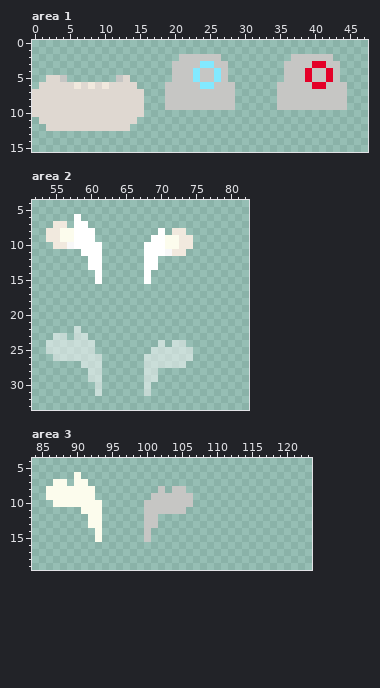
Two versions of one pixel-art file, Content/enemy2.aseprite. That is the earlier state.
128x128 pixels, 1 frame. Colours within 5 levels of each other are drawn and written as one. Shown: area 1: x 0..47, y 0..15; area 2: x 52..82, y 4..33; area 3: x 84..123, y 4..19.
New version:
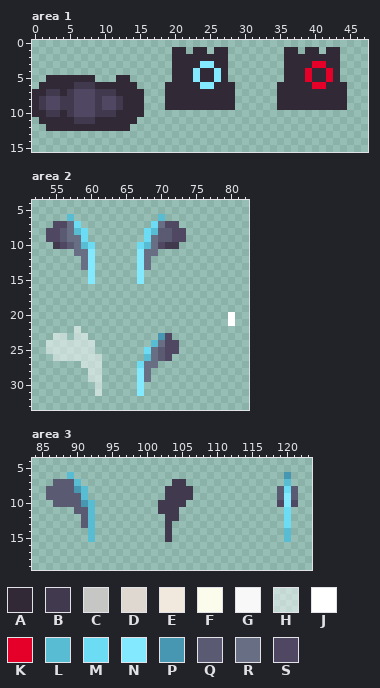
Palette (. is transparent): A #312a36  B #41394d  C #c6c6c4  D #dfd8d1  E #f1e9de  F #fcfced  G #f8f8f8  H #ffffff7f  J #ffffff  K #e40028  L #58bdd2  M #6bdcf4  N #82e9ff  P #4796b2  Q #5b5a73  R #686e84  S #504762
What changed:
Changed rows in their new state; - is an unchanged pixel.
Area 1:
first column x 0:
 1 --------------------AA-AA-AA--------AA-AA-AA-
 2 --------------------AAAAAAAA--------AAAAAAAA-
 3 --------------------AAAA--AA--------AAAA--AA-
 4 --------------------AAA-AA-A--------AAA-AA-A-
 5 --AAAAAAA---AA------AAA-AA-A--------AAA-AA-A-
 6 -AAAAABBBAAAAAA----AAAAA--AAA------AAAAA--AAA
 7 AABBABSSSBBBAAAA---AAAAAAAAAA------AAAAAAAAAA
 8 ABSSBBSSSBSSBAAA---AAAAAAAAAA------AAAAAAAAAA
 9 ABSSBBSSSBSSBAAA---AAAAAAAAAA------AAAAAAAAAA
10 AABBABSSSBBBAAAA-----------------------------
11 -AAAAABBBAAAAAA------------------------------
12 --AAAAAAAAAAAA-------------------------------
Area 2:
first column x 54:
 6 ---L.-----------L----
 7 -SSRM.---------MRSS--
 8 SSQRLM.-------MLQQSS-
 9 SSQRRM.-------MRQQSS.
10 -BSQRLM.-----MLRSBB..
11 ----RRN.-----NRR....-
12 -----RN.-----NR.-----
13 -----RN.-----NR.-----
14 ------N.-----N.------
15 ------N.-----N.------
first column x 67:
20 -------------J
21 -------------J
23 ---PS---------
24 --LRSS.-------
25 -MRQSS..------
26 -LRQS...------
27 MRR....-------
28 NR.-----------
29 NR.-----------
30 N.------------
31 N.------------
Area 3:
first column x 86:
 6 ---L.-----------------------------P-
 7 -QQQL.------------BB--------------L-
 8 QQQQPL.---------.BBBB------------QMQ
 9 QQQQQL.--------..BBBB------------QNQ
10 -QQQQPL.------..BBBB.------------SNS
11 ----QQL.------..BBB.--------------M-
12 -----QL.------..-BB---------------M-
13 -----QL.------..-B----------------M-
14 ------L.------.--B----------------L-
15 ------L.------.--B----------------L-
